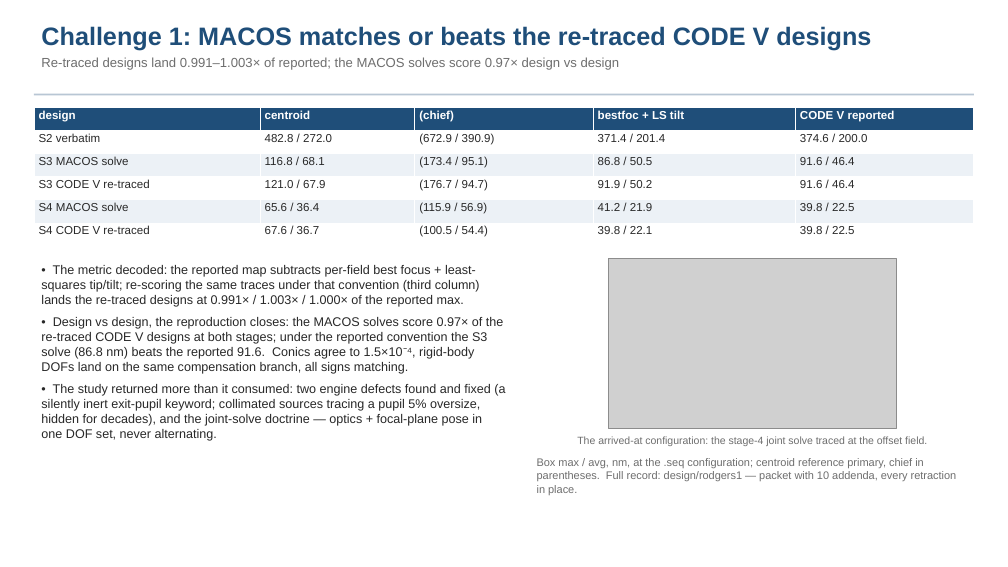
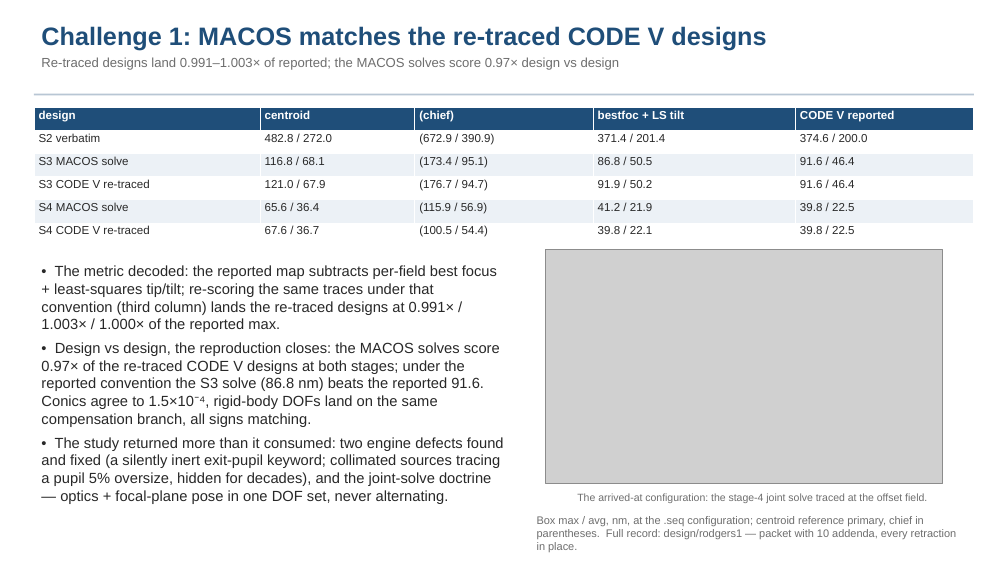
Before and after one commit to nasa-jpl/macos, a slide deck: slide 10 of demo_session/baseline_pass3.pptx. Drawn at 1008x567 pixels with LibreOffice and Linux fonts; fonts in the diff are those of the drawing; grey boxes stand for pictures. Boxes give left, top, right and bottom in pixels: in the first picture for what was removed or moved away, otherwise in the second. Text is boxed around its words. In the diff, an @@ line names an element or a change of style, - is before the commit and + after.

```diff
--- a/demo_session/baseline_pass3.pptx
+++ b/demo_session/baseline_pass3.pptx
@@ text at [41, 26, 766, 51]: text changed @@
-Challenge 1: MACOS matches or beats the re-traced CODE V designs
+Challenge 1: MACOS matches the re-traced CODE V designs
@@ text "• The metric decoded: the ..." at [41, 265, 504, 504]: size 12 to 14 pt @@
@@ picture: place and size @@
-picture at [609, 259, 897, 429]
+picture at [546, 250, 943, 484]
@@ text "The arrived-at configuration: the stage-4 ...": place and size @@
-text "The arrived-at configuration: the stage-4 ..." at [577, 436, 927, 446]
+text "The arrived-at configuration: the stage-4 ..." at [577, 493, 927, 503]
@@ text "Box max / avg, nm, ...": place and size @@
-text "Box max / avg, nm, ..." at [537, 458, 957, 481]
+text "Box max / avg, nm, ..." at [537, 516, 957, 539]
```
Also in this commit, not shown: 4 other slides changed, 6 other files.
